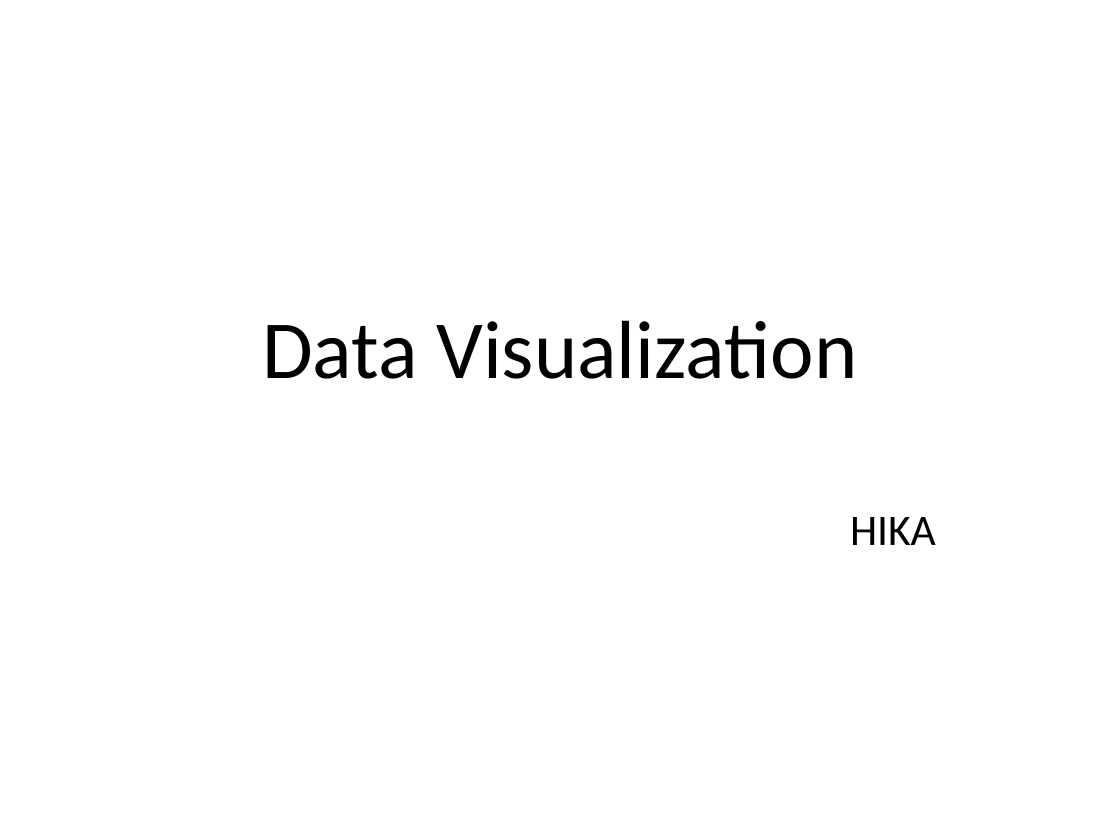
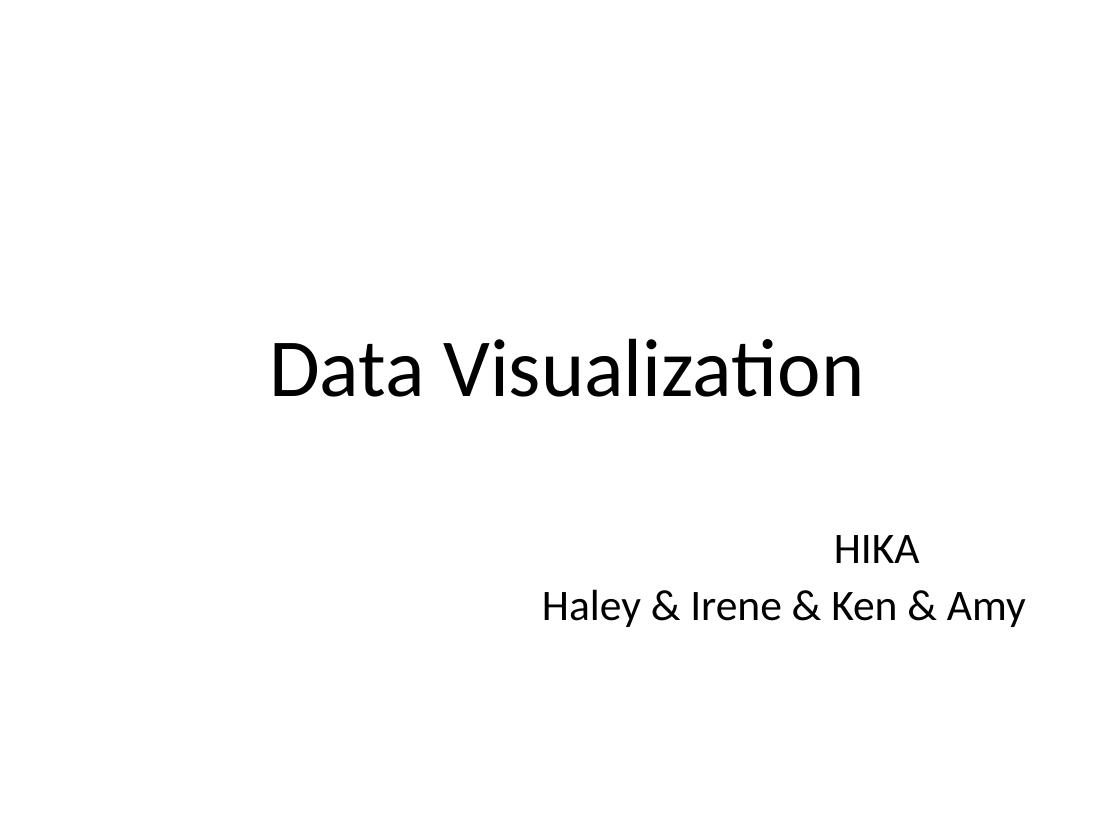
Before and after one commit to hikaInf155/HIKA, a slide deck: slide 1 of Irene/Demo.pptx. Drawn at 1120x840 pixels with LibreOffice and Linux fonts; fonts in the diff are those of the drawing. Boxes give left, top, right and bottom in pixels: in the first picture for what was removed or moved away, otherwise in the second. Text is boxed around its words. In the diff, an @@ line names an element or a change of style, - is before the commit and + after.

Commit message:
Demo Update

```diff
--- a/Irene/Demo.pptx
+++ b/Irene/Demo.pptx
@@ title at [269,338,1026,627]: text changed; size 53 to 28 pt @@
-Data Visualization
-HIKA
+Data Visualization
+HIKA
+Haley & Irene & Ken & Amy
```
